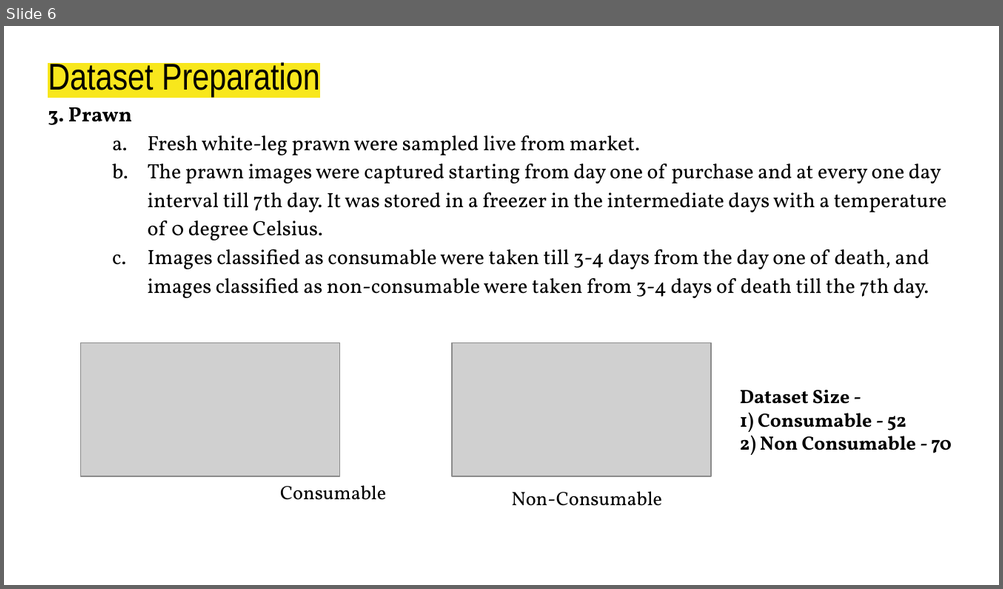
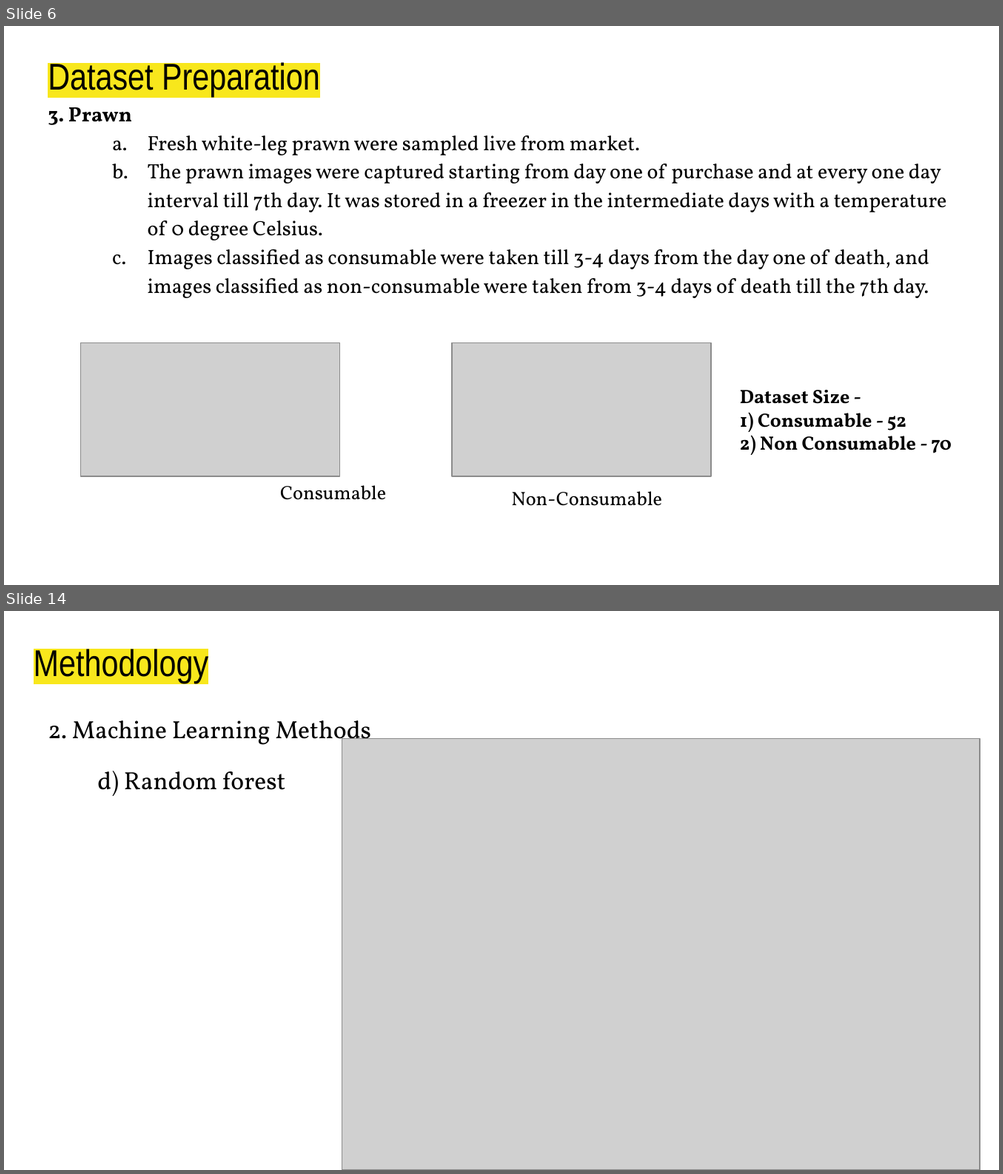
Before and after one commit to DebRC/Meat-Quality-Gradation-Research-Project-2023, a slide deck: Report-Paper-Survey/8th Semester/Report-Presentation.pptx. Shown one above the other, each under a label of ours: slide 6 before the commit, slides 6 and 14 after it; the slides between them are not shown. The pictures are 1003x589 and 1003x1174 pixels, drawn with LibreOffice and Linux fonts; fonts in the diff are those of the drawing; grey boxes stand for pictures. Boxes give left, top, right and bottom in pixels: in the first picture for what was removed or moved away, otherwise in the second. Text is boxed around its words. In the diff, an @@ line names an element or a change of style, - is before the commit and + after.

```diff
--- a/Report-Paper-Survey/8th Semester/Report-Presentation.pptx
+++ b/Report-Paper-Survey/8th Semester/Report-Presentation.pptx
@@ slide 14 added at [4, 611, 999, 1170], background #FFFFFF @@
@@ title added at [34, 646, 209, 684], 27 pt, text #000000 @@
+Methodology
@@ text added at [48, 721, 372, 796], 18 pt, text #000000 @@
+2. Machine Learning Methods
+d) Random forest
@@ picture added at [342, 738, 979, 1170] @@
```
Also in this commit, not shown: 6 slides changed, 18 other slides added, 5 slides removed, 1 other file.
